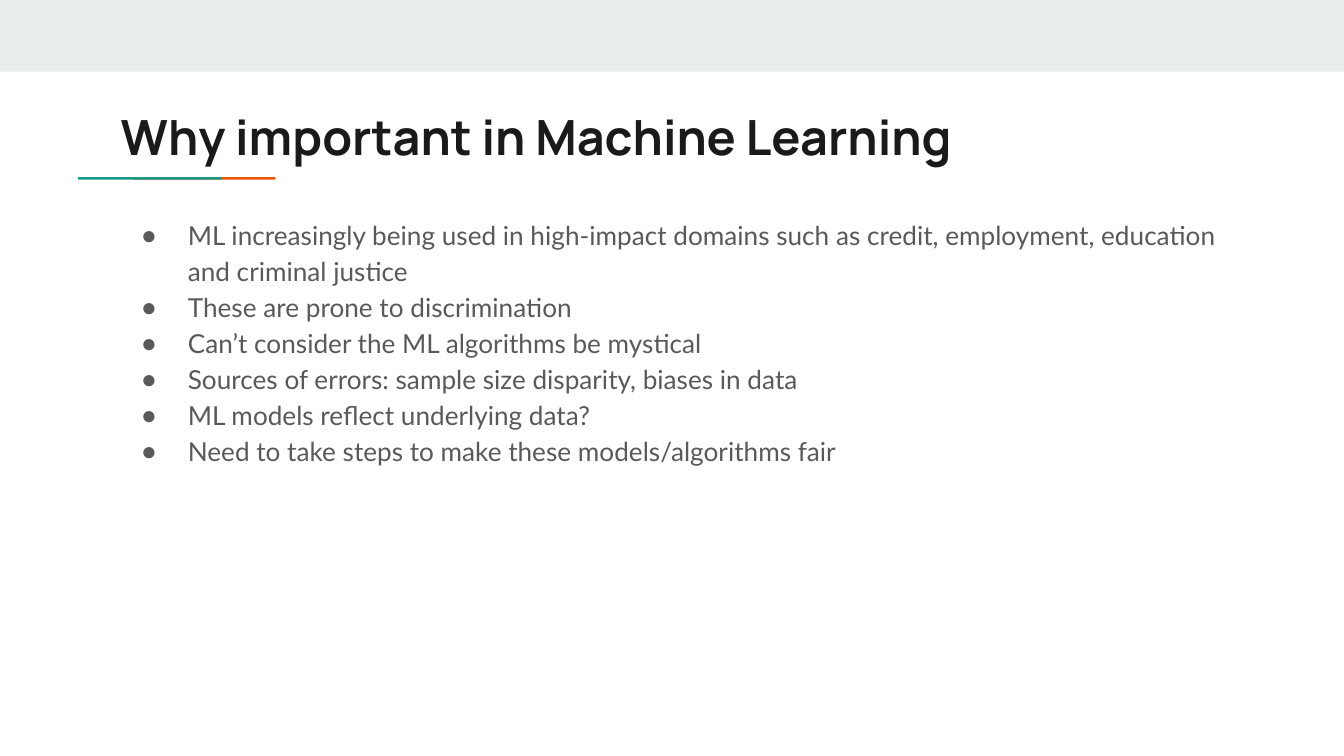
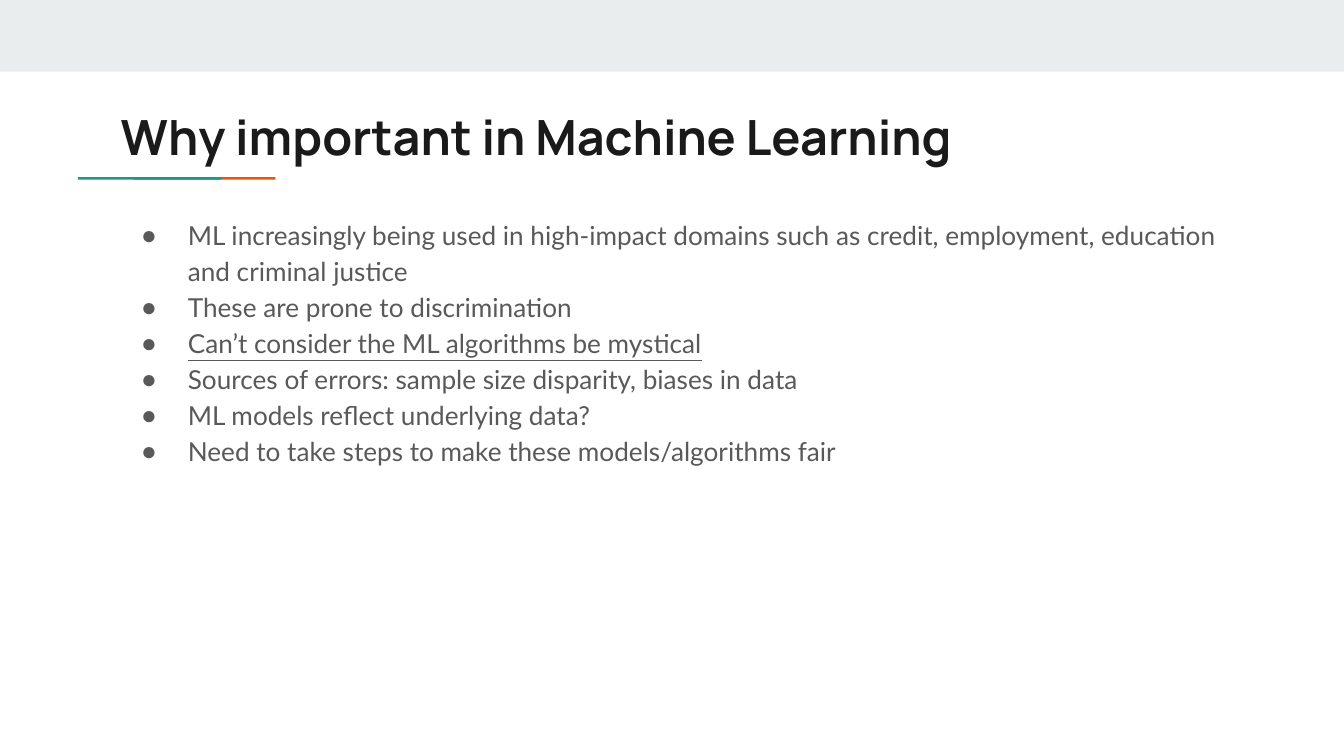
Before and after one commit to aisecure/aisecure.github.io, a slide deck: slide 6 of TEACHING/files/2019/1114/Fairness_Ankit.pptx. Drawn at 1344x756 pixels with LibreOffice and Linux fonts; fonts in the diff are those of the drawing. Boxes give left, top, right and bottom in pixels: in the first picture for what was removed or moved away, otherwise in the second. Text is boxed around its words. In the diff, an @@ line names an element or a change of style, - is before the commit and + after.

```diff
--- a/TEACHING/files/2019/1114/Fairness_Ankit.pptx
+++ b/TEACHING/files/2019/1114/Fairness_Ankit.pptx
@@ text at (188,333,702,358): underline on in "Can’t consider the ML algorithms be mystical" @@
```
Also in this commit, not shown: 12 other slides changed, 1 slide added, 1 other file.
